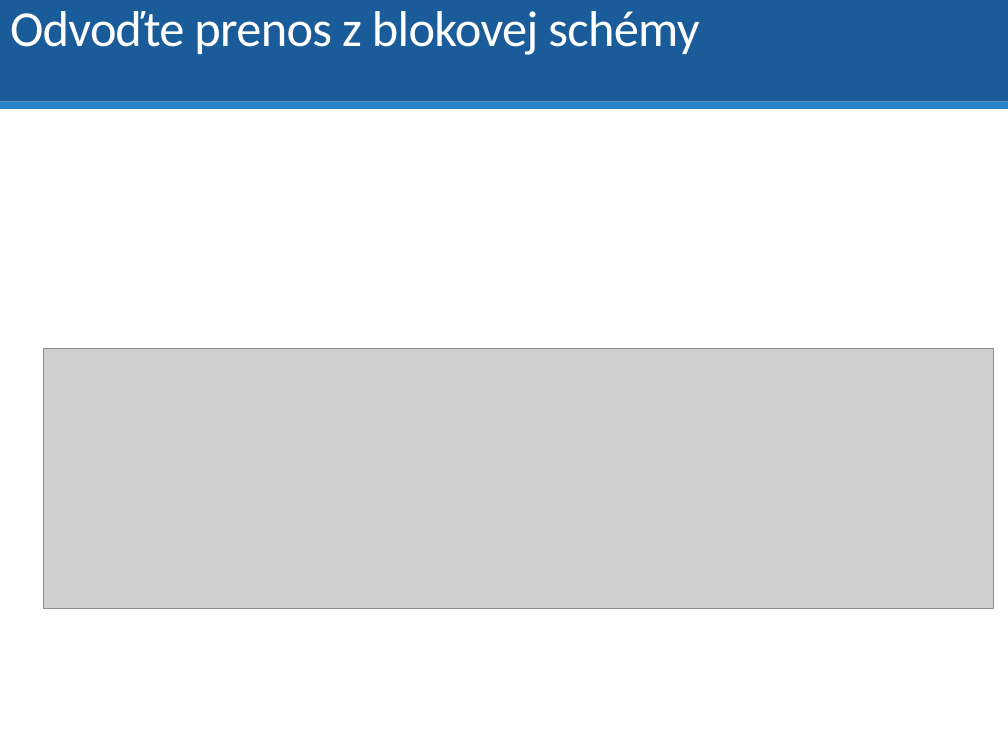
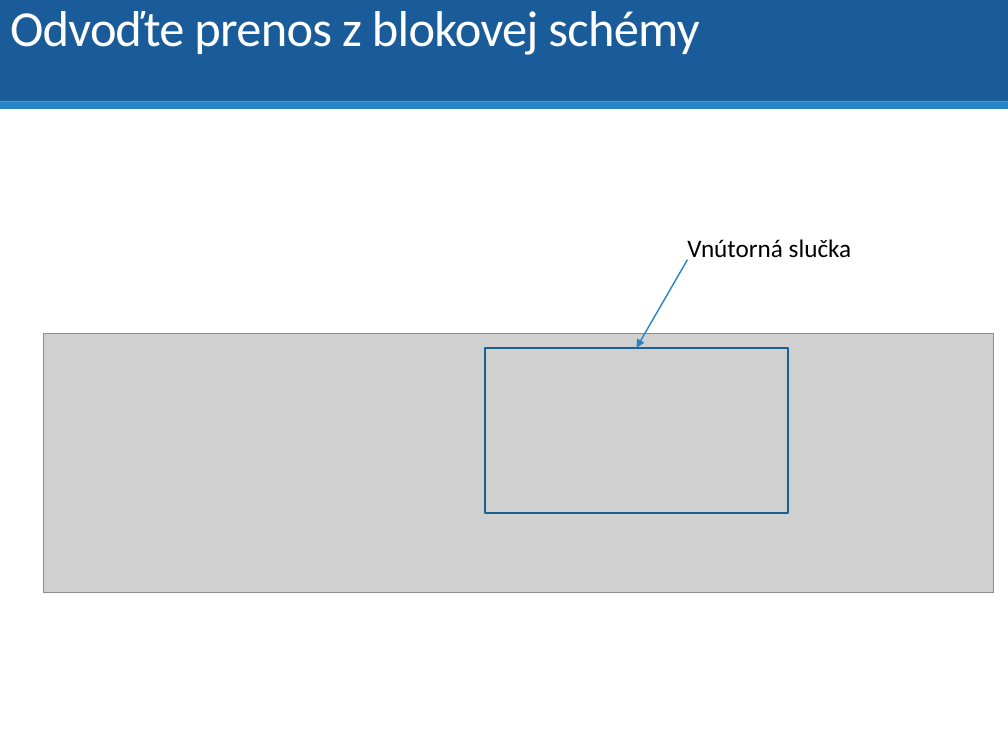
Before and after one commit to dodekm/TeamProjektKybernetika, a slide deck: slide 51 of Nove prednasky/P01_dynamika_dif_rovnice_LPT_prenosova_funkcia_modelovanie.pptx. Drawn at 1008x756 pixels with LibreOffice and Linux fonts; fonts in the diff are those of the drawing; grey boxes stand for pictures. Boxes give left, top, right and bottom in pixels: in the first picture for what was removed or moved away, otherwise in the second. Text is boxed around its words. In the diff, an @@ line names an element or a change of style, - is before the commit and + after.

```diff
--- a/Nove prednasky/P01_dynamika_dif_rovnice_LPT_prenosova_funkcia_modelovanie.pptx
+++ b/Nove prednasky/P01_dynamika_dif_rovnice_LPT_prenosova_funkcia_modelovanie.pptx
@@ text added at (x1=687, y1=239, x2=852, y2=262), 18 pt, text #000000 @@
+Vnútorná slučka
@@ arrow added from (687, 260) to (637, 348), #2683C6 1 pt @@
@@ picture moved from (x1=43, y1=349, x2=993, y2=609) to (x1=43, y1=334, x2=993, y2=594) @@
@@ rectangle added at (x1=485, y1=348, x2=788, y2=513), outline #1C6192 1.25 pt @@
```
Also in this commit, not shown: 3 other slides changed, 1 slide removed.
